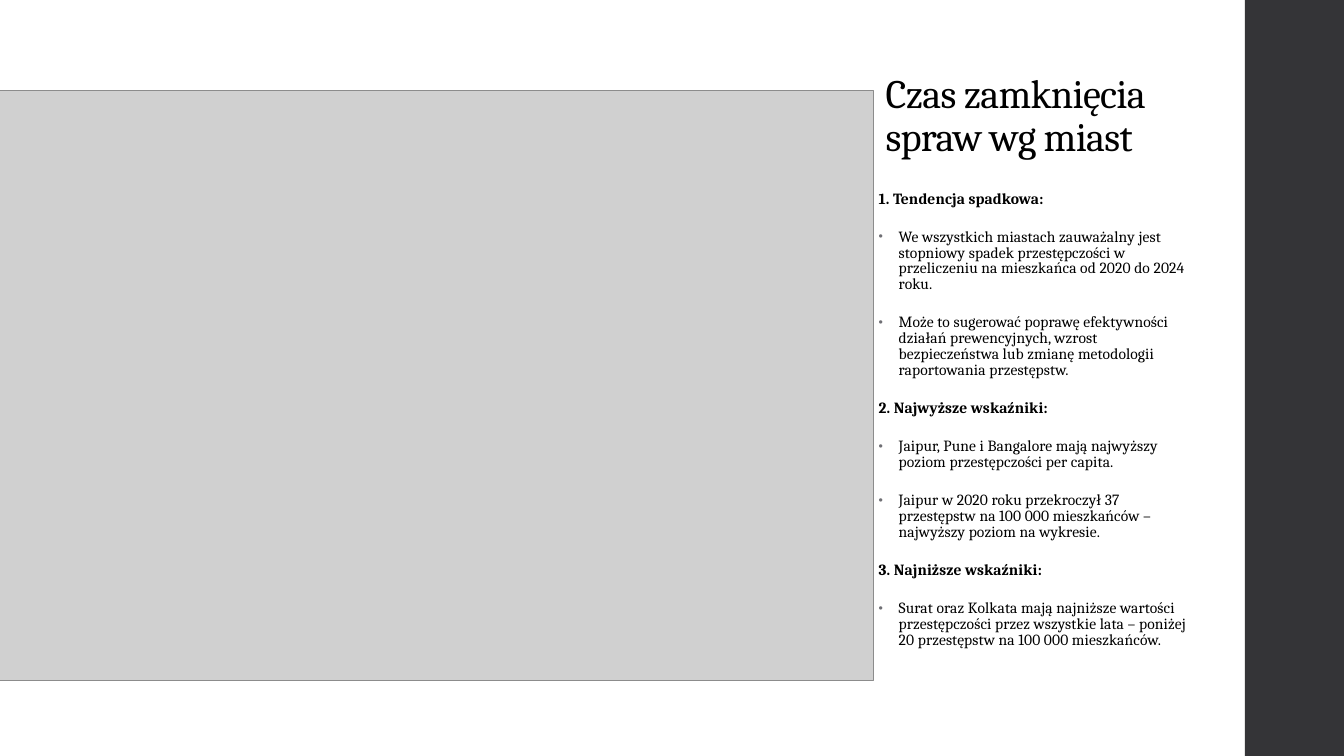
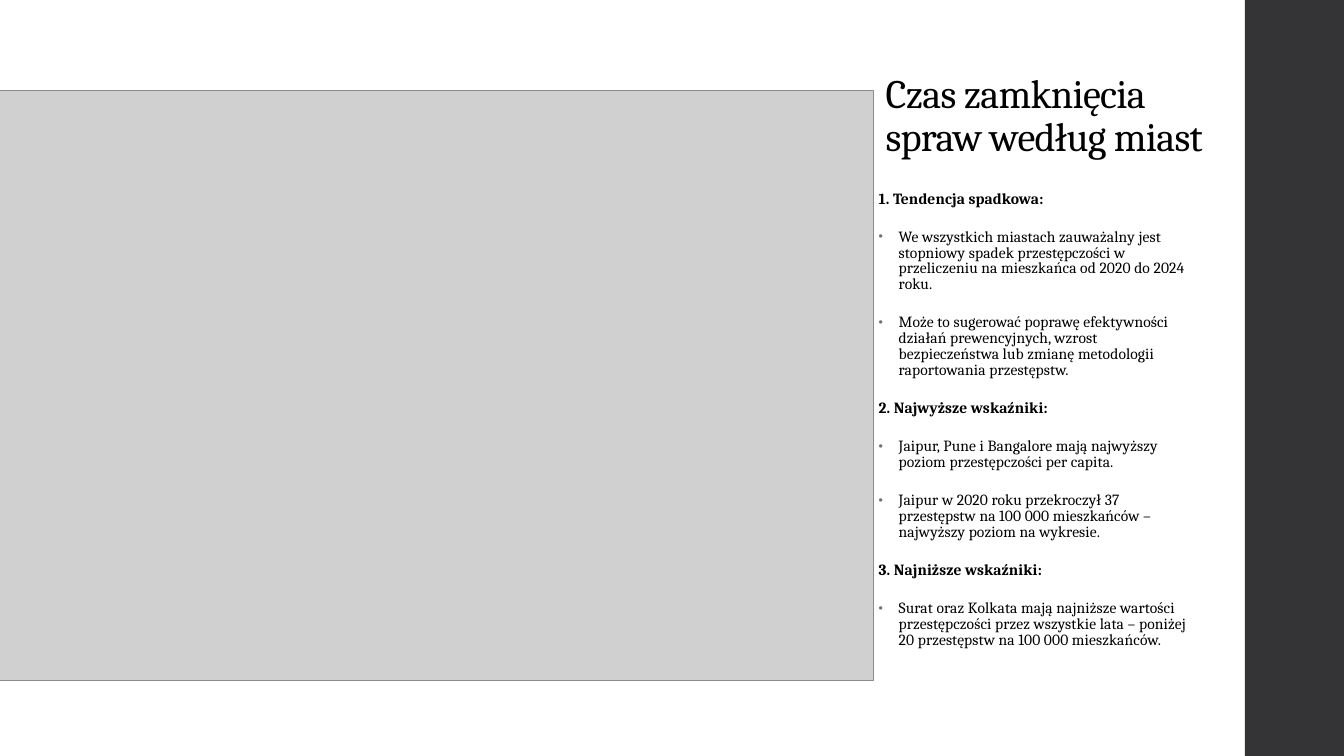
Before and after one commit to Mateusz-Marciniuk/crime_analiza_WSB, a slide deck: slide 10 of Analiza przestępczości w indiach.pptx. Drawn at 1344x756 pixels with LibreOffice and Linux fonts; fonts in the diff are those of the drawing; grey boxes stand for pictures. Boxes give left, top, right and bottom in pixels: in the first picture for what was removed or moved away, otherwise in the second. Text is boxed around its words. In the diff, an @@ line names an element or a change of style, - is before the commit and + after.

```diff
--- a/Analiza przestępczości w indiach.pptx
+++ b/Analiza przestępczości w indiach.pptx
@@ title at bbox=[886, 80, 1203, 160]: text changed @@
-Czas zamknięcia spraw wg miast
+Czas zamknięcia spraw według miast
```
Also in this commit, not shown: 5 other slides changed, 1 slide added, 2 other files.
